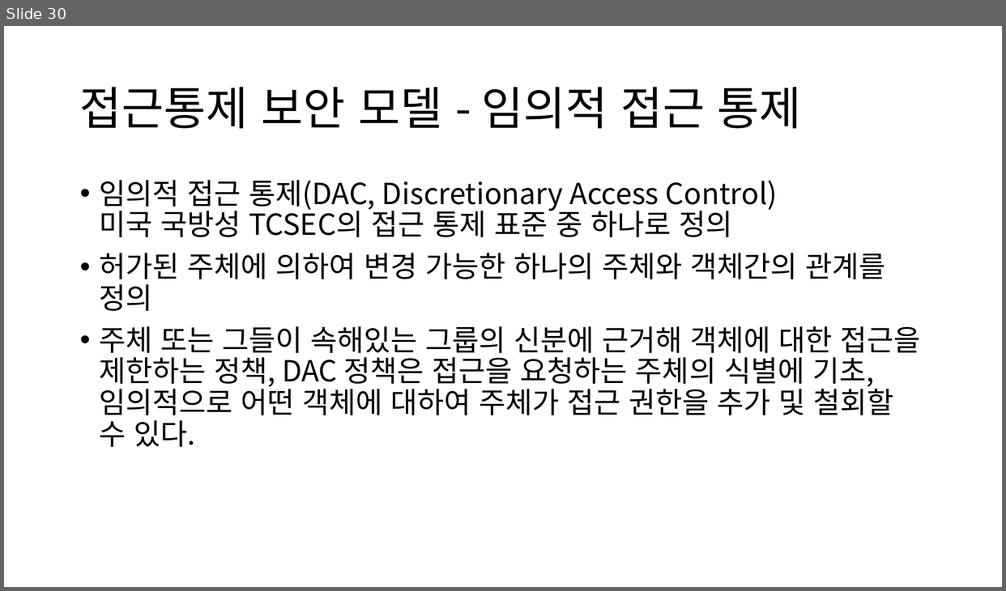
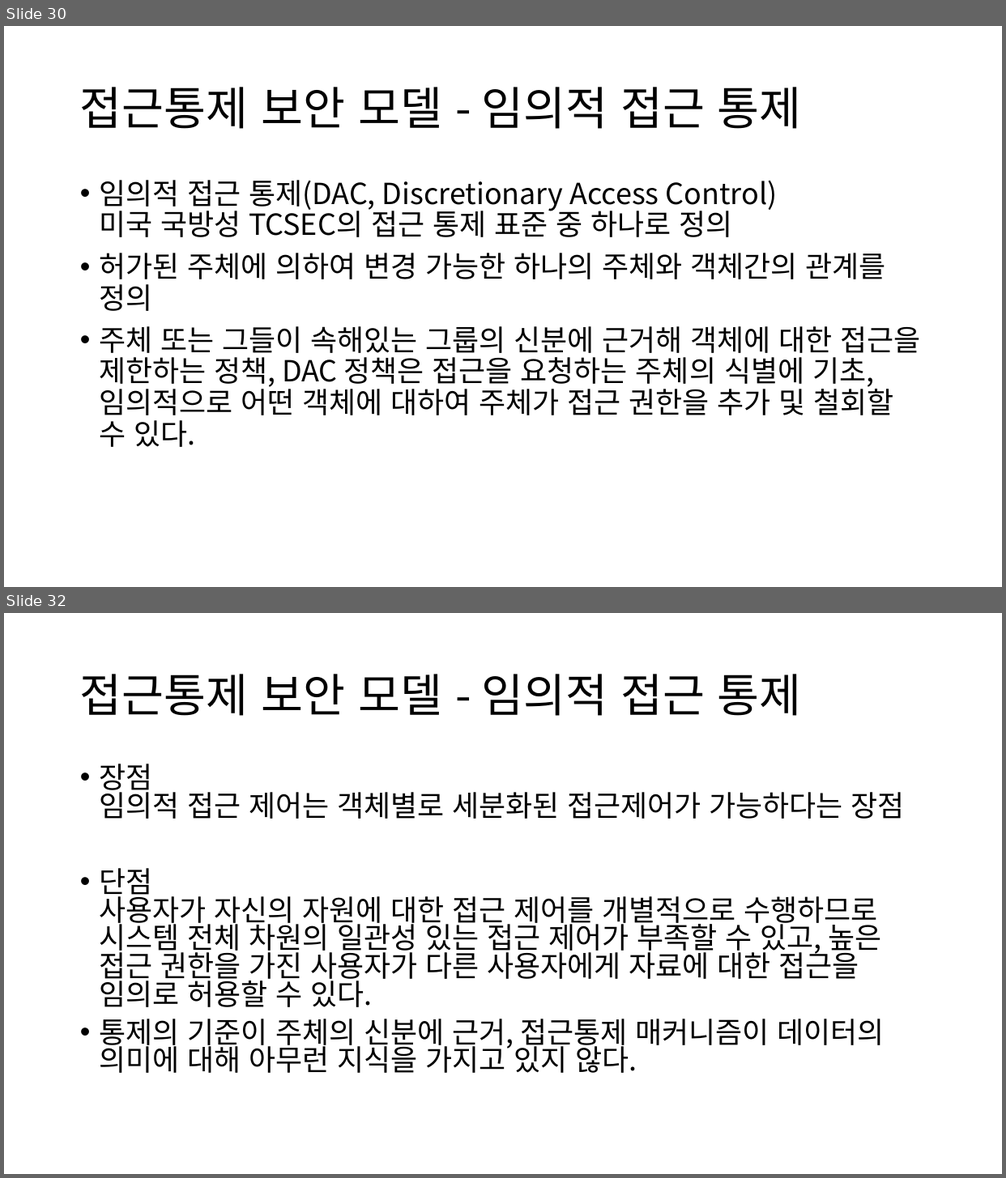
Before and after one commit to YJLII/Security, a slide deck: 정보보호론 Part 03 접근통제.pptx. Shown one above the other, each under a label of ours: slide 30 before the commit, slides 30 and 32 after it; the slides between them are not shown. The pictures are 1006x591 and 1006x1178 pixels, drawn with LibreOffice and Linux fonts; fonts in the diff are those of the drawing. Boxes give left, top, right and bottom in pixels: in the first picture for what was removed or moved away, otherwise in the second. Text is boxed around its words. In the diff, an @@ line names an element or a change of style, - is before the commit and + after.

```diff
--- a/정보보호론 Part 03 접근통제.pptx
+++ b/정보보호론 Part 03 접근통제.pptx
@@ slide 32 added at bbox=[4, 613, 1002, 1174], background #FFFFFF @@
@@ title added at bbox=[80, 674, 802, 716], 44 pt, text #000000 @@
+접근통제 보안 모델 - 임의적 접근 통제
@@ text added at bbox=[99, 764, 905, 1073], 28 pt, text #000000 @@
+• 장점
+  임의적 접근 제어는 객체별로 세분화된 접근제어가 가능하다는 장점
+• 단점
+  사용자가 자신의 자원에 대한 접근 제어를 개별적으로 수행하므로 시스템 전체 차원의 일관성 있는 접근 제어가 부족할 수 있고, 높은 접근 권한을 가진 사용자가 다른 사용자에게 자료에 대한 접근을 임의로 허용할 수 있다.
+• 통제의 기준이 주체의 신분에 근거, 접근통제 매커니즘이 데이터의 의미에 대해 아무런 지식을 가지고 있지 않다.
```
Also in this commit, not shown: 1 slide changed, 7 other slides added.
